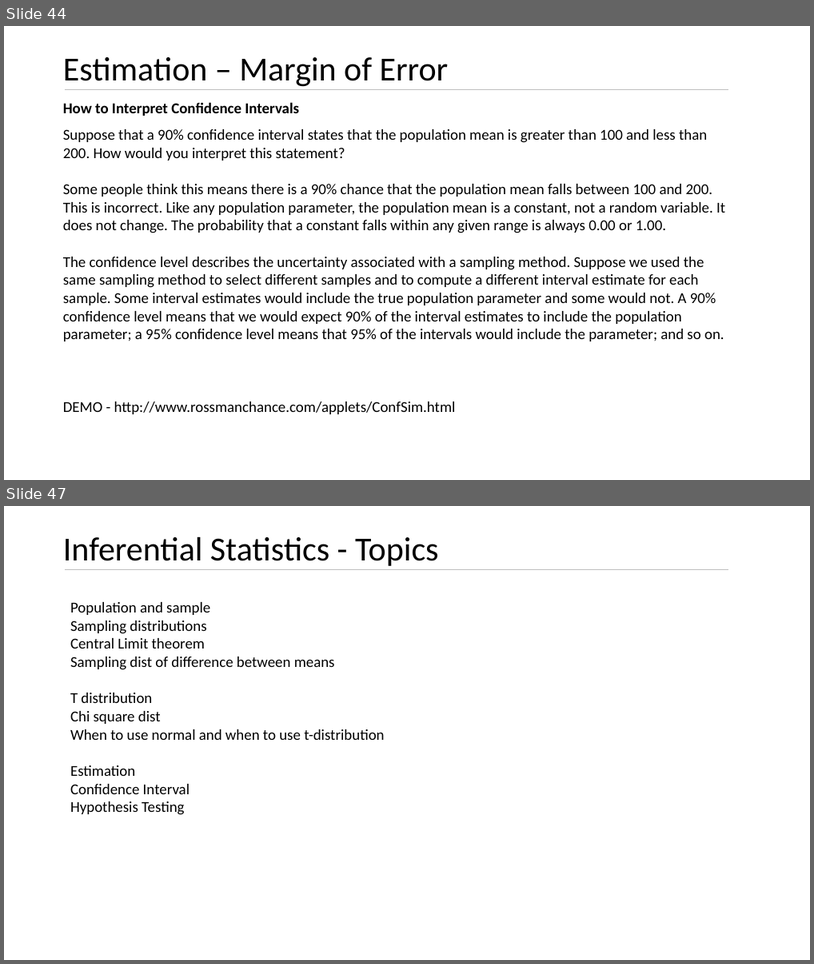
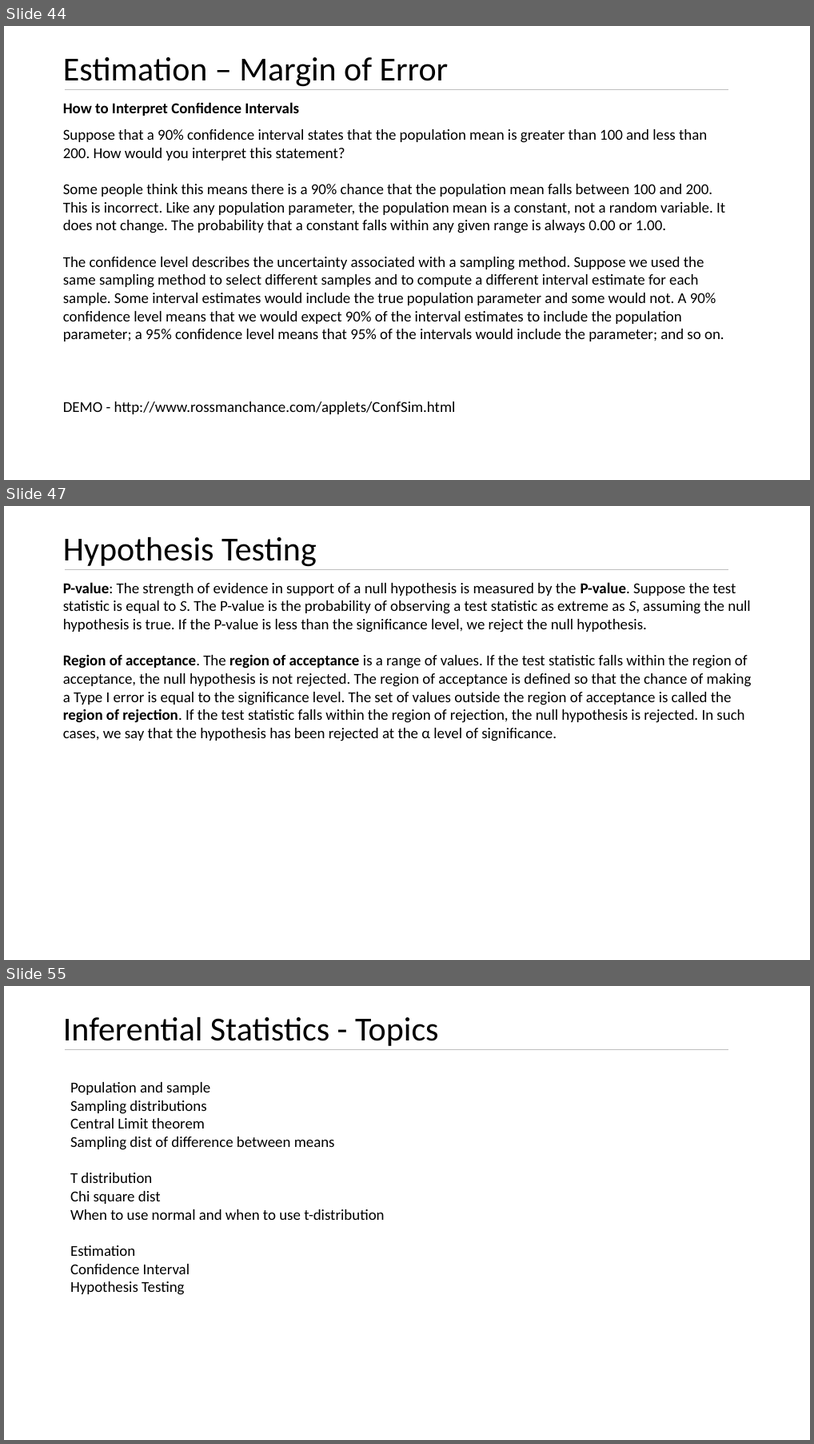
Before and after one commit to kushkul/Intro-to-Analytics, a slide deck: Statistics/Lesson 7 Inferential Statistics.pptx. Shown one above the other, each under a label of ours: slides 44 and 47 before the commit, slides 44, 47 and 55 after it; the slides between them are not shown. The pictures are 814x964 and 814x1444 pixels, drawn with LibreOffice and Linux fonts; fonts in the diff are those of the drawing. Boxes give left, top, right and bottom in pixels: in the first picture for what was removed or moved away, otherwise in the second. Text is boxed around its words. In the diff, an @@ line names an element or a change of style, - is before the commit and + after.

Commit message:
Add hypothesis testing basics

```diff
--- a/Statistics/Lesson 7 Inferential Statistics.pptx
+++ b/Statistics/Lesson 7 Inferential Statistics.pptx
@@ slide 47 added at (x1=4, y1=506, x2=810, y2=960), background #FFFFFF @@
@@ title added at (x1=63, y1=537, x2=317, y2=567), 40 pt, text #000000 @@
+Hypothesis Testing
@@ line added from (65, 569) to (730, 569), #BFBFBF 0.5 pt @@
@@ text added at (x1=63, y1=582, x2=752, y2=741), 18 pt, text #000000 @@
+P-value: The strength of evidence in support of a null hypothesis is measured by the P-value. Suppose the test statistic is equal to S. The P-value is the probability of observing a test statistic as extreme as S, assuming the null hypothesis is true. If the P-value is less than the significance level, we reject the null hypothesis.
+Region of acceptance. The region of acceptance is a range of values. If the test statistic falls within the region of acceptance, the null hypothesis is not rejected. The region of acceptance is defined so that the chance of making a Type I error is equal to the significance level. The set of values outside the region of acceptance is called the region of rejection. If the test statistic falls within the region of rejection, the null hypothesis is rejected. In such cases, we say that the hypothesis has been rejected at the α level of significance.
@@ what was slide 47 is now slide 55 @@
```
Also in this commit, not shown: 3 slides changed, 8 other slides added, 1 slide removed.
